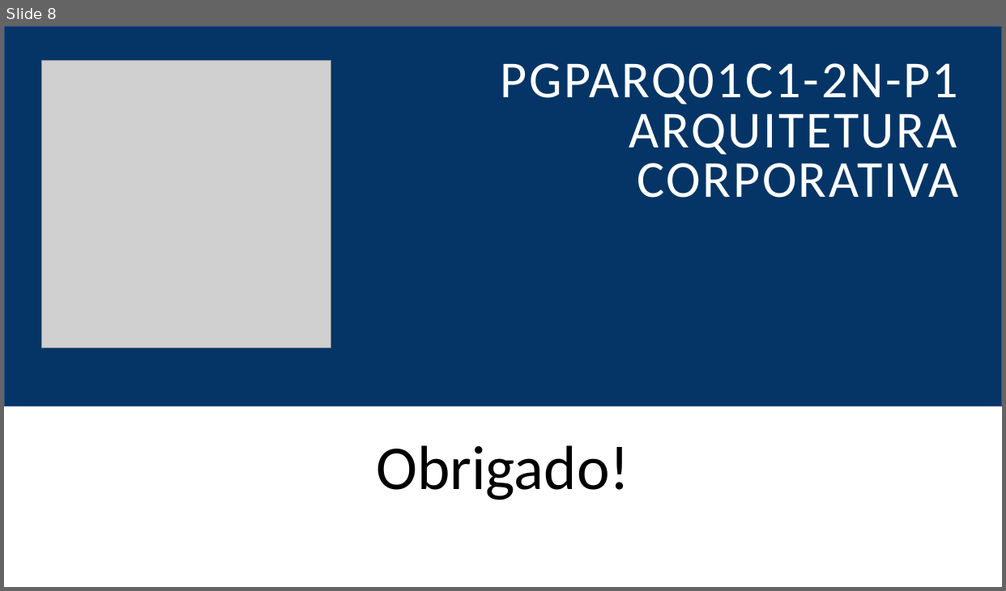
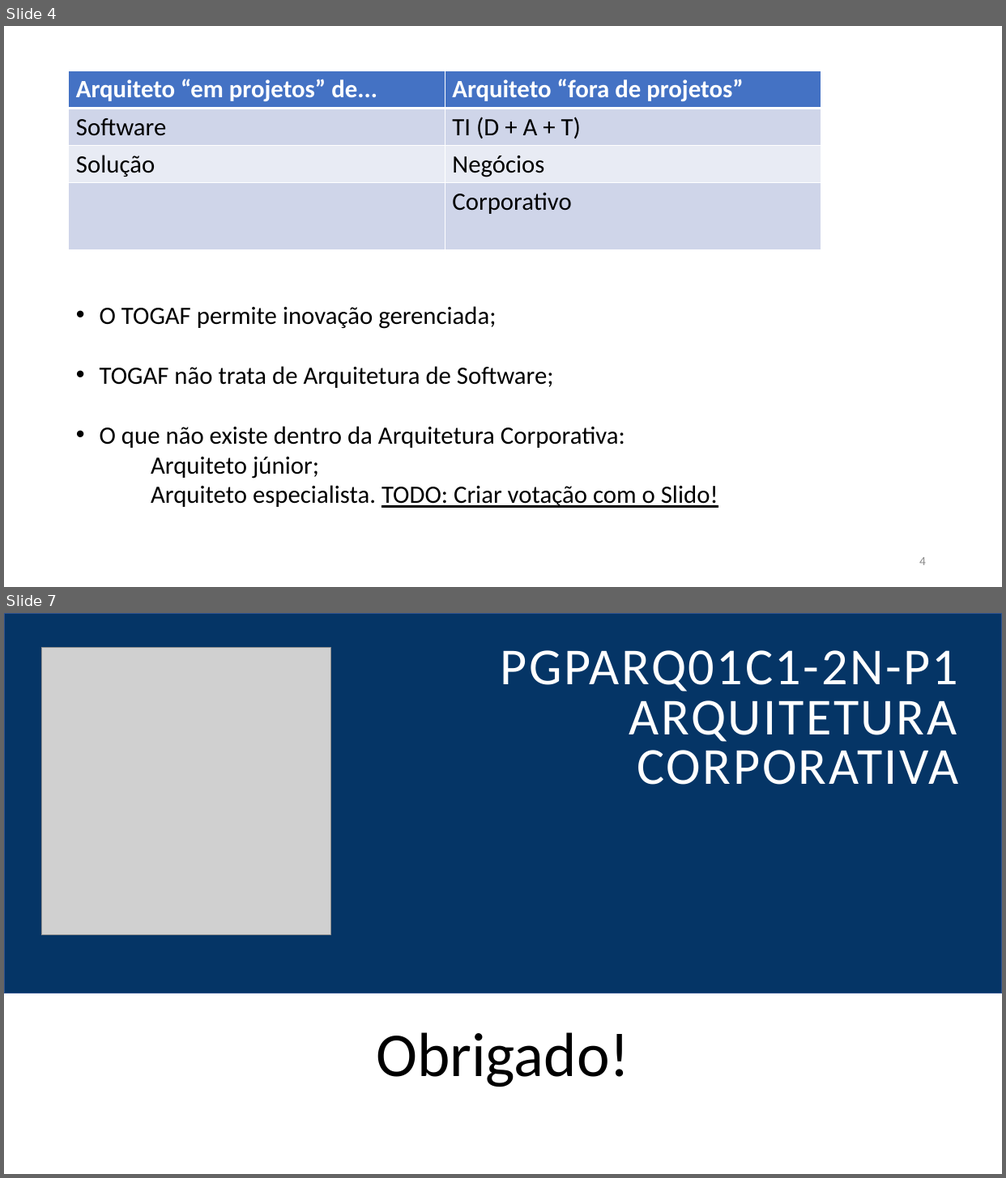
Before and after one commit to felipementel/inefnet-arq-corp, a slide deck: PGPARQ01C1-2N-P1-Arquitetura-Corporativa.pptx. Shown one above the other, each under a label of ours: slide 8 before the commit, slides 4 and 7 after it; the slides between them are not shown. The pictures are 1006x591 and 1006x1178 pixels, drawn with LibreOffice and Linux fonts; fonts in the diff are those of the drawing; grey boxes stand for pictures. Boxes give left, top, right and bottom in pixels: in the first picture for what was removed or moved away, otherwise in the second. Text is boxed around its words. In the diff, an @@ line names an element or a change of style, - is before the commit and + after.

```diff
--- a/PGPARQ01C1-2N-P1-Arquitetura-Corporativa.pptx
+++ b/PGPARQ01C1-2N-P1-Arquitetura-Corporativa.pptx
@@ slide 4 added at (4,26,1002,587), background #FFFFFF @@
@@ table added at (68,71,821,250), 4 rows, 2 columns @@
+Arquiteto “em projetos” de... | Arquiteto “fora de projetos”
+Software | TI (D + A + T)
+Solução | Negócios
+ | Corporativo
@@ text added at (100,306,718,508), 24 pt, text #000000 @@
+• O TOGAF permite inovação gerenciada;
+• TOGAF não trata de Arquitetura de Software;
+• O que não existe dentro da Arquitetura Corporativa:
+Arquiteto júnior;
+Arquiteto especialista. TODO: Criar votação com o Slido!
@@ page number added at (919,557,926,565), 12 pt, text #8C8C8C @@
+4
@@ what was slide 8 is now slide 7 @@
```
Also in this commit, not shown: 1 slide changed, 4 other slides added, 6 slides removed.
